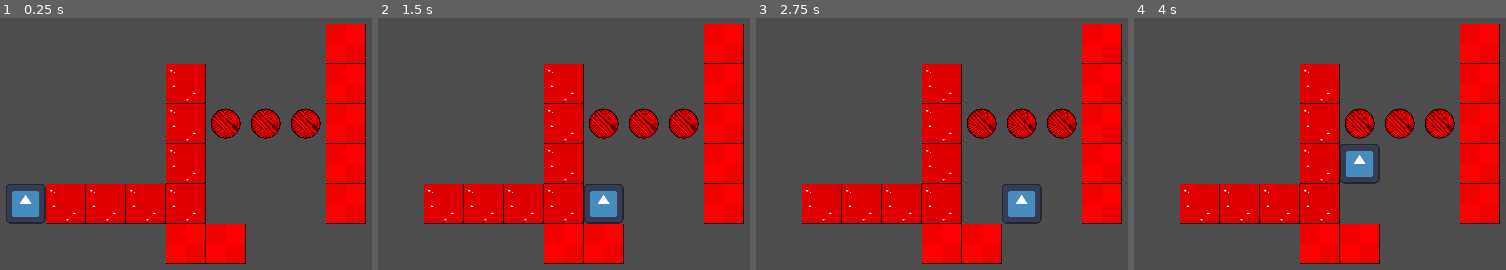
Above: before the commit, frames 1-4 (left to right).
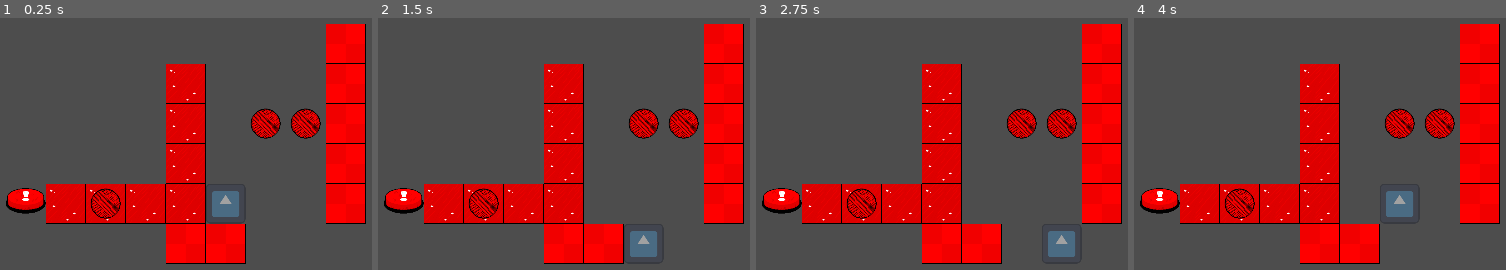
Above: after the commit, the same moments.

Repository: ItsLJcool/Godot-Grid-System
Game: Godot game, scene res://test_grid.tscn
Same seed, same stepped clock (60 frames per second), same inputs: the game is played once before the commit and once after it. The engine's default icon, where the game draws it, is replaced by a stand-in: a white triangle on a blue panel in a dark square.
Inputs:
- Up to frame 1 (0.25 s): no input
- Up to frame 2 (1.5 s): tap Enter at 0.5 s; hold D (Player_Right) 0.53-1.28 s; hold S (Player_Down) from 1.28 s (still down)
- Up to frame 3 (2.75 s): tap Space at 2 s; release S (Player_Down) at 2.03 s; hold D (Player_Right) from 2.03 s (still down)
- Up to frame 4 (4 s): tap Enter at 2.75 s; release D (Player_Right) at 2.78 s; hold W (Player_Up) 2.78-3.53 s; tap Space at 3.5 s; hold A (Player_Left) from 3.53 s (still down)

The runs differ from the first frame. In frame 1, 3.3% of the frame differs, in the area x 1-65%, y 36-82%; in frame 2, 3.9%, in the area x 1-75%, y 36-95%; in frame 3, 3.9%; in frame 4, 3.9%.

Commit message:
Added Button

Diff:
--- /dev/null
+++ b/Scenes/Button.tscn
@@ -0,0 +1,14 @@
+[gd_scene load_steps=4 format=3 uid="uid://bu0unq81b2vgf"]
+
+[ext_resource type="Script" path="res://Scripts/Button.gd" id="1_dgonk"]
+[ext_resource type="Texture2D" uid="uid://c4hd5fsn17u0o" path="res://Assets/Button.png" id="2_l0n2s"]
+[ext_resource type="Texture2D" uid="uid://rvdkwtls7cj5" path="res://Assets/Button_Pushed.png" id="3_uron1"]
+
+[node name="Button" type="Node2D"]
+script = ExtResource("1_dgonk")
+ButtonNormal = ExtResource("2_l0n2s")
+ButtonPushed = ExtResource("3_uron1")
+
+[node name="ButtonSpr" type="Sprite2D" parent="."]
+texture = ExtResource("2_l0n2s")
+centered = false
--- a/Scenes/Player.tscn
+++ b/Scenes/Player.tscn
@@ -4,8 +4,11 @@
 [ext_resource type="Texture2D" uid="uid://bh14oh4lee8g6" path="res://icon.svg" id="2_eitrw"]
 
 [node name="Player" type="Node2D"]
+z_index = 4096
+z_as_relative = false
 script = ExtResource("1_yoxhr")
 
 [node name="Icon" type="Sprite2D" parent="."]
+modulate = Color(1, 1, 1, 0.47451)
 texture = ExtResource("2_eitrw")
 centered = false
--- a/Scenes/Yarn.tscn
+++ b/Scenes/Yarn.tscn
@@ -4,6 +4,7 @@
 [ext_resource type="Texture2D" uid="uid://bu7kpyokj32t" path="res://Assets/Yarn.png" id="2_yaucv"]
 
 [node name="Yarn" type="Node2D"]
+z_index = 1
 script = ExtResource("1_i3idr")
 
 [node name="Yarn" type="Sprite2D" parent="."]
--- a/Scripts/BaseObject.gd
+++ b/Scripts/BaseObject.gd
@@ -109,6 +109,8 @@
 
 	if properties.has(MoveProperties.CHECK_TILE):
 		tile_handle(direction, properties)
+
+	#Global.on_object_move.emit(direction, self)
 
 var moving_on_ice:bool = false
 func tile_handle(direction:Vector2, properties:Array):
@@ -155,9 +157,12 @@
 			if object == self:
 				continue
 			if object.GRID_POSITION == GRID_POSITION:
-				object.move(dir)
-				_break = true
-				break;
+				if object.current_object_type != ObjectType.IMMOVABLE and object.current_object_type != ObjectType.PASSABLE:
+					print("ice move")
+					object.move(dir)
+					object.move(Vector2.ZERO)
+					_break = true
+					break;
 		if _break:
 			break;
 
@@ -177,7 +182,6 @@
 		final_calculation += additional_direction
 		grid_calc = GRID_POSITION + final_calculation
 		ice_customData = TileLayer.get_cell_tile_data(GRID_POSITION + final_calculation)
-	print("final_calculation: ", final_calculation)
 	return final_calculation
 
 func force_to_target():
--- /dev/null
+++ b/Scripts/Button.gd
@@ -0,0 +1,42 @@
+@tool
+
+extends "res://Scripts/BaseObject.gd"
+
+@export var ButtonNormal:Texture
+@export var ButtonPushed:Texture
+
+@onready var ButtonSpr:Sprite2D = $ButtonSpr
+
+var pushed:bool = false:
+	set(value):
+		pushed = value;
+		if ButtonSpr:
+			ButtonSpr.texture = ButtonNormal if !pushed else ButtonPushed
+
+# Called when the node enters the scene tree for the first time.
+func _ready() -> void:
+	super()
+	pass # Replace with function body.
+
+
+# Called every frame. 'delta' is the elapsed time since the previous frame.
+func _process(delta: float) -> void:
+	super(delta)
+	pass
+
+func on_object_move(directon:Vector2, object:BaseObject):
+	print("on_object_move button");
+	super(directon, object);
+	if object.GRID_POSITION == GRID_POSITION:
+		pushed = true
+		return
+	else:
+		pushed = false
+	for _object in get_all(get_tree().root):
+		if _object == self:
+			continue
+		if _object.GRID_POSITION == GRID_POSITION:
+			pushed = true
+			return
+		else:
+			pushed = false
--- a/test_grid.tscn
+++ b/test_grid.tscn
@@ -1,8 +1,9 @@
-[gd_scene load_steps=4 format=4 uid="uid://ckbbw7fuqpmel"]
+[gd_scene load_steps=5 format=4 uid="uid://ckbbw7fuqpmel"]
 
 [ext_resource type="PackedScene" uid="uid://cr6agib8ngtlg" path="res://Scenes/Player.tscn" id="1_547cr"]
 [ext_resource type="TileSet" uid="uid://cmsv26kv5susb" path="res://TileSet/temp_tileset.tres" id="1_oryf1"]
 [ext_resource type="PackedScene" uid="uid://diptveir4qnpk" path="res://Scenes/Yarn.tscn" id="3_ehydc"]
+[ext_resource type="PackedScene" uid="uid://bu0unq81b2vgf" path="res://Scenes/Button.tscn" id="4_8rthj"]
 
 [node name="TestGrid" type="Node2D"]
 
@@ -11,7 +12,7 @@
 tile_set = ExtResource("1_oryf1")
 
 [node name="Player" parent="." node_paths=PackedStringArray("TileLayer") instance=ExtResource("1_547cr")]
-position = Vector2(-512, 256)
+position = Vector2(128, 256)
 TileLayer = NodePath("../TileMapLayer")
 
 [node name="Yarn" parent="." node_paths=PackedStringArray("TileLayer") instance=ExtResource("3_ehydc")]
@@ -23,9 +24,14 @@
 TileLayer = NodePath("../TileMapLayer")
 
 [node name="Yarn3" parent="." node_paths=PackedStringArray("TileLayer") instance=ExtResource("3_ehydc")]
-position = Vector2(128, 0)
+position = Vector2(-256, 256)
 TileLayer = NodePath("../TileMapLayer")
 
 [node name="Camera2D" type="Camera2D" parent="."]
 position = Vector2(254, 91)
 zoom = Vector2(0.5, 0.5)
+
+[node name="Button" parent="." node_paths=PackedStringArray("TileLayer") instance=ExtResource("4_8rthj")]
+position = Vector2(-512, 256)
+OBJECT_TYPE = 2
+TileLayer = NodePath("../TileMapLayer")
Binary file added: Assets/Button.png
Not shown, added: Assets/Button.png.import
Binary file added: Assets/Button_Pushed.png
Not shown, added: Assets/Button_Pushed.png.import
